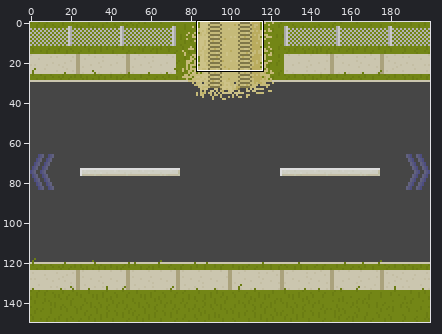
Sprite sheet, stored at Images/RightPath.png. Above: a wide view before the commit, with the close-up outlined.
Close-up. As it was:
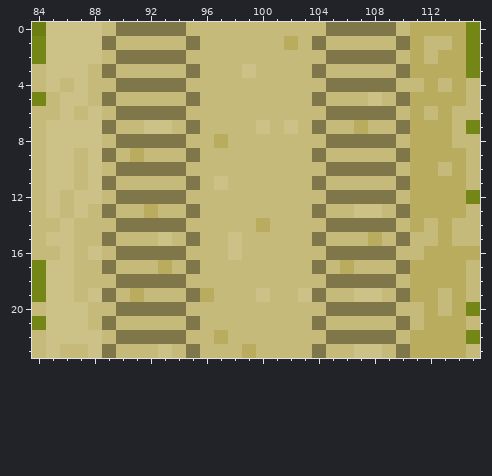
The file is 200x150 pixels. Colours within 5 levels of each other are drawn and written as one. Shown: x 84..115, y 0..23.
The same view after the edit:
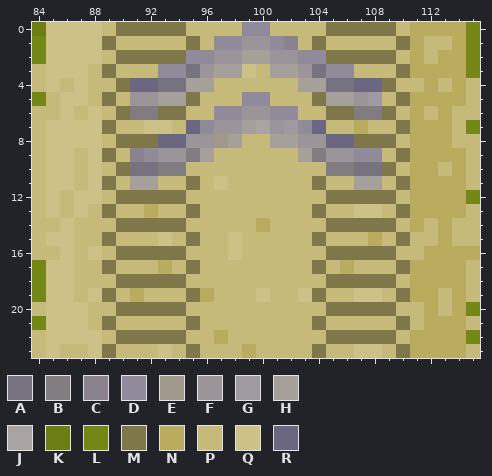
Palette (. is transparent): A #767280  B #807c80  C #8a838d  D #908a9b  E #9f988b  F #9b9599  G #9f9aa1  H #a5a099  J #a9a4a1  K #6b7d13  L #738616  M #7f7749  N #baac5e  P #c5ba79  Q #ccc288  R #6b6781
The exact change:
y 0: x 99..100 PP -> DD
y 1: x 97..102 PPPPPN -> DDFFDC
y 2: x 95..104 PPPPPPPPPP -> DDFFHHFFDD
y 3: x 93..98 PPMPPP -> DDAFHH; x 101..106 PPPMPP -> HHFADD
y 4: x 91..96 MMMMPP -> RRAAHH; x 103..108 PPMMMM -> HHAARR
y 5: x 91..94 PPPP -> FFHH; x 99..100 PP -> DD; x 105..108 PPPQ -> HHFG
y 6: x 91..92 MM -> BB; x 97..102 PPPPPP -> DDFFDD; x 107..108 MM -> BB
y 7: x 95..104 MPPPPQPQPM -> RDFFHJFGDR
y 8: x 93..98 MMPPNP -> RRFFEH; x 101..106 PPPPMM -> HHFFRR
y 9: x 91..96 NPPPMP -> CDFFBH; x 103..108 PMPPPP -> HBFFDD
y 10: x 91..94 MMMM -> AABB; x 105..108 MMMM -> BBAA
y 11: x 91..92 PP -> HH; x 107..108 PP -> HH
